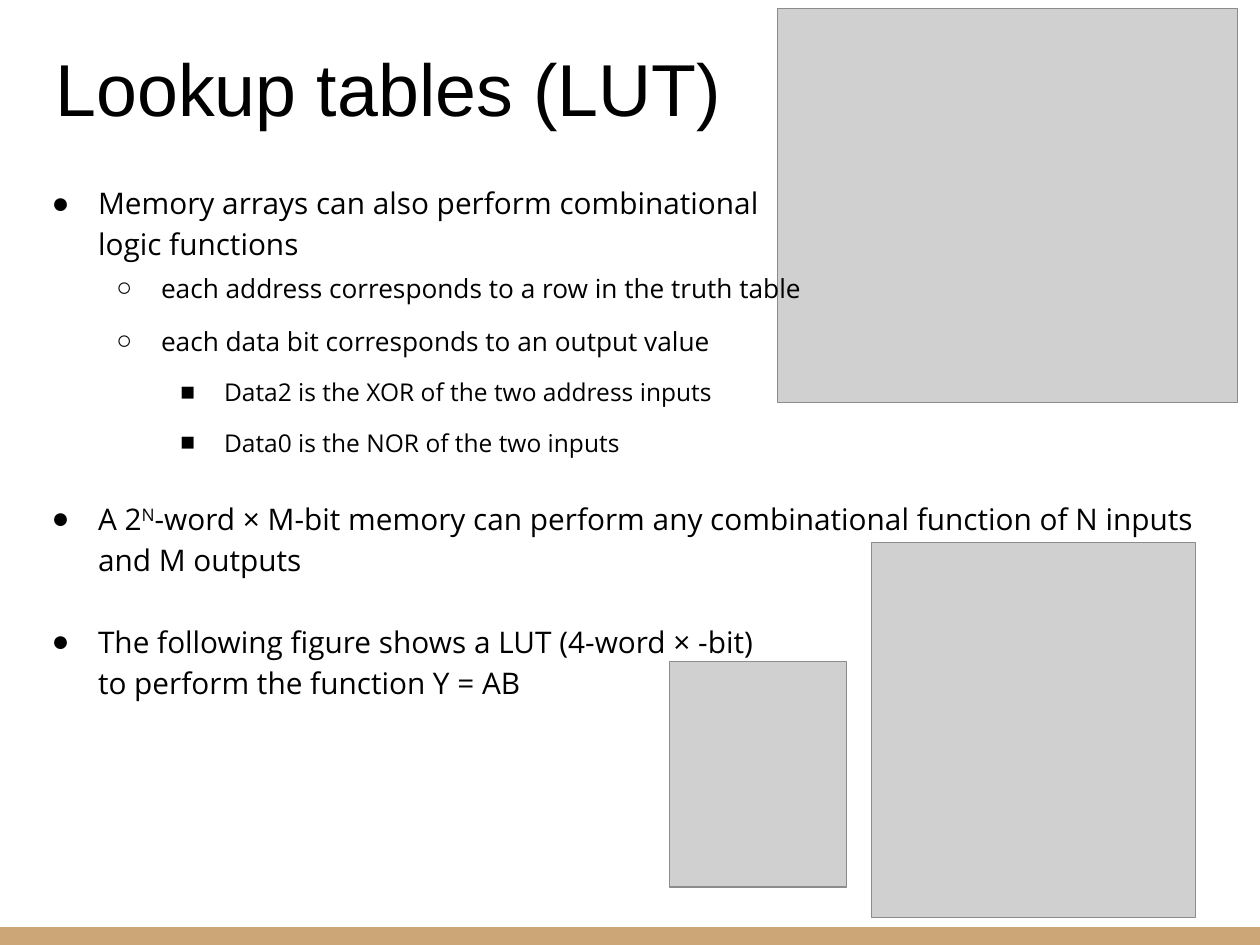
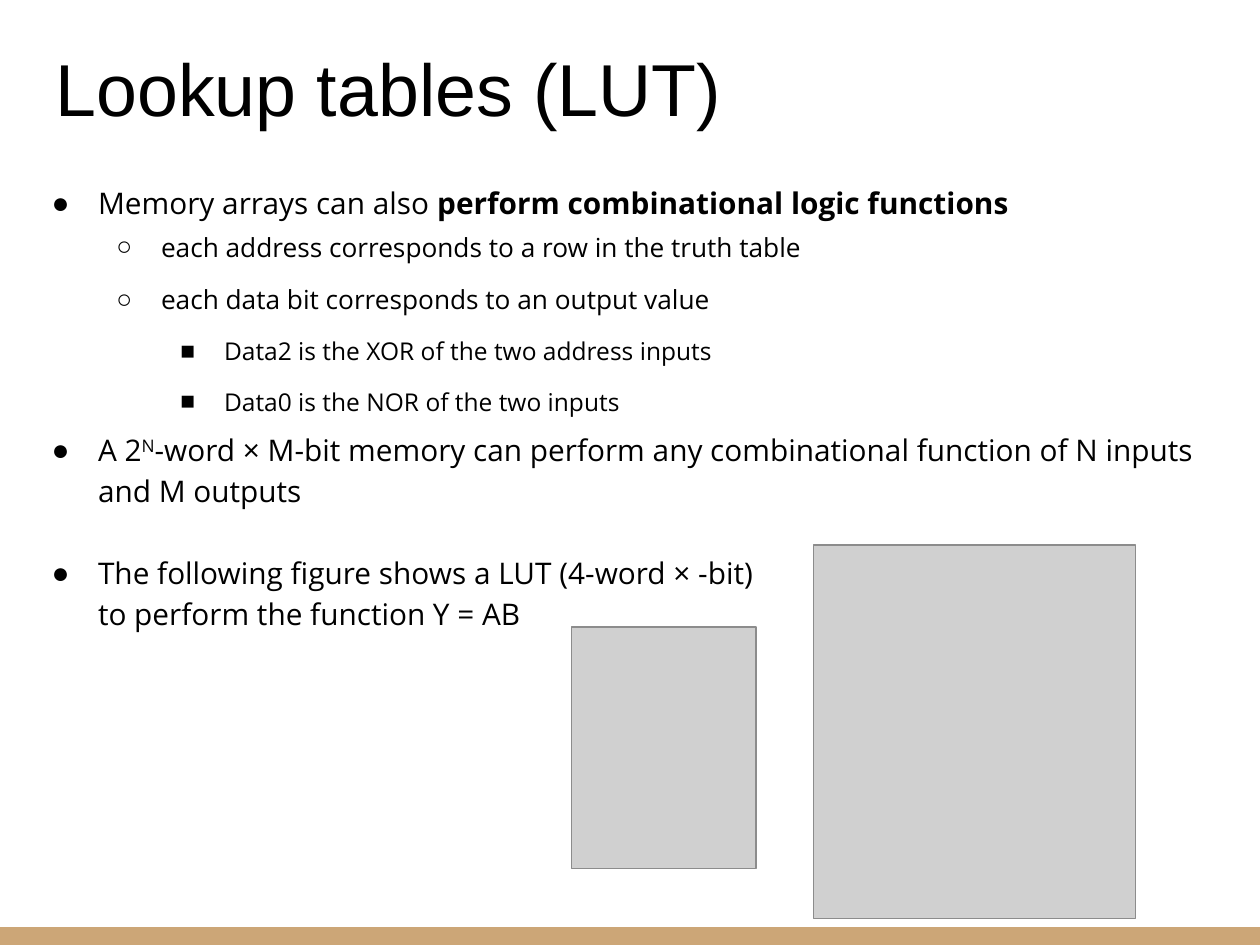
Before and after one commit to riccardoberta/esd, a slide deck: slide 21 of 10 - Sequential Building Blocks/10 - Sequential Building Blocks.pptx. Drawn at 1260x945 pixels with LibreOffice and Linux fonts; fonts in the diff are those of the drawing; grey boxes stand for pictures. Boxes give left, top, right and bottom in pixels: in the first picture for what was removed or moved away, otherwise in the second. Text is boxed around its words. In the diff, an @@ line names an element or a change of style, - is before the commit and + after.

```diff
--- a/10 - Sequential Building Blocks/10 - Sequential Building Blocks.pptx
+++ b/10 - Sequential Building Blocks/10 - Sequential Building Blocks.pptx
@@ picture removed at [777, 9, 1237, 402] @@
@@ text at [98, 191, 1008, 221]: bold on in "perform combinational logic functions" @@
@@ picture: place and size @@
-picture at [872, 543, 1196, 919]
+picture at [814, 546, 1137, 919]
@@ picture added at [571, 627, 756, 869] @@
@@ picture removed at [669, 662, 845, 887] @@
```
Also in this commit, not shown: 19 other slides changed, 1 slide added, 2 slides removed, 20 other files.
